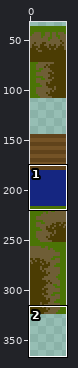
File history of a sprite sheet, graphics/tile_sheet_grass.png. Above, an overview of the earlier version with the close-up marked.
Close-up. The starting point:
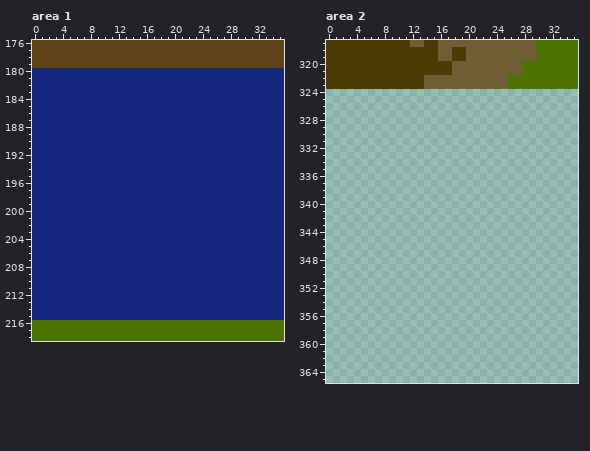
The file is 36x936 pixels. Shown: area 1: x 0..35, y 176..218; area 2: x 0..35, y 317..365. The wide view leaves out empty margins.
Now the later version:
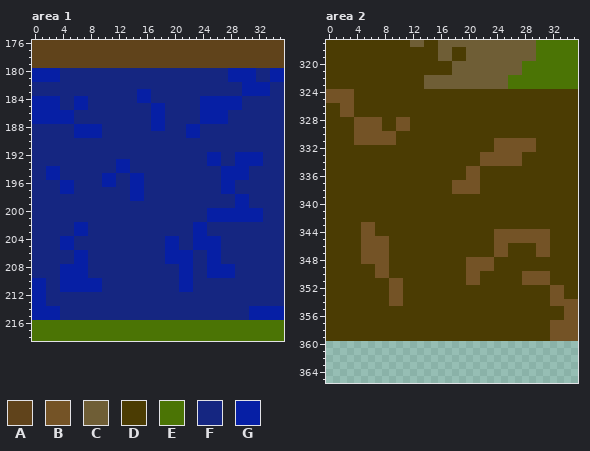
Palette (. is transparent): A #60431b  B #745326  C #6f5e36  D #4b3c03  E #4b7405  F #152681  G #061fa5
Edits made:
Area 1:
The author changed colour F to colour G in rows 180 to 181 at x 0 to 3, 28 to 31 and 34 to 35; in row 182 at x 30 to 33; in row 183 at x 15 to 16 and 30 to 33; in row 184 at x 0 to 3, 6 to 7, 15 to 16 and 24 to 29; in row 185 at x 0 to 3, 6 to 7, 17 to 18 and 24 to 29; in rows 186 to 187 at x 0 to 5, 17 to 18 and 24 to 27.
The author changed colour F to colour G in row 188 at x 6 to 9, 17 to 18 and 22 to 23; in row 189 at x 6 to 9 and 22 to 23; in row 192 at x 25 to 26 and 29 to 32; in row 193 at x 12 to 13, 25 to 26 and 29 to 32; in row 194 at x 2 to 3, 12 to 13 and 27 to 30; in row 195 at x 2 to 3, 10 to 11, 14 to 15 and 27 to 30.
The author changed colour F to colour G in row 196 at x 4 to 5, 10 to 11, 14 to 15 and 27 to 28; in row 197 at x 4 to 5, 14 to 15 and 27 to 28; in row 198 at x 14 to 15 and 29 to 30; in row 199 at x 29 to 30; in rows 200 to 201 at x 25 to 32; in rows 202 to 203 at x 6 to 7 and 23 to 24.
The author changed colour F to colour G in rows 204 to 205 at x 4 to 5, 19 to 20 and 23 to 26; in rows 206 to 207 at x 6 to 7, 19 to 22 and 25 to 26; in rows 208 to 209 at x 4 to 7, 21 to 22 and 25 to 28; in rows 210 to 211 at x 0 to 1, 4 to 9 and 21 to 22; in rows 212 to 213 at x 0 to 1; in rows 214 to 215 at x 0 to 3 and 31 to 35.
Area 2:
Colour B now appears in rows 324 to 325 at x 0 to 3; in rows 326 to 327 at x 2 to 3; in rows 328 to 329 at x 4 to 7 and 10 to 11; in row 330 at x 4 to 9; in row 331 at x 4 to 9 and 24 to 29; in row 332 at x 24 to 29.
Colour B now appears in rows 333 to 334 at x 22 to 27; in rows 335 to 336 at x 20 to 21; in rows 337 to 338 at x 18 to 21; in row 343 at x 5 to 6; in row 344 at x 5 to 6 and 24 to 31; in row 345 at x 5 to 8 and 24 to 31.
Colour B now appears in rows 346 to 347 at x 5 to 8, 24 to 25 and 30 to 31; in row 348 at x 5 to 8 and 20 to 23; in row 349 at x 7 to 8 and 20 to 23; in row 350 at x 7 to 8, 20 to 21 and 28 to 31; in row 351 at x 9 to 10, 20 to 21 and 28 to 31; in rows 352 to 353 at x 9 to 10 and 32 to 33.
Colour B now appears in row 354 at x 9 to 10 and 32 to 35; in rows 355 to 356 at x 34 to 35; in rows 357 to 359 at x 32 to 35.
Colour D now appears in rows 324 to 325 at x 4 to 35; in rows 326 to 327 at x 0 to 1 and 4 to 35; in rows 328 to 329 at x 0 to 3, 8 to 9 and 12 to 35; in row 330 at x 0 to 3 and 10 to 35; in row 331 at x 0 to 3, 10 to 23 and 30 to 35; in row 332 at x 0 to 23 and 30 to 35.
Colour D now appears in rows 333 to 334 at x 0 to 21 and 28 to 35; in rows 335 to 336 at x 0 to 19 and 22 to 35; in rows 337 to 338 at x 0 to 17 and 22 to 35; in rows 339 to 342 at x 0 to 35; in row 343 at x 0 to 4 and 7 to 35; in row 344 at x 0 to 4, 7 to 23 and 32 to 35.
Colour D now appears in row 345 at x 0 to 4, 9 to 23 and 32 to 35; in rows 346 to 347 at x 0 to 4, 9 to 23, 26 to 29 and 32 to 35; in row 348 at x 0 to 4, 9 to 19 and 24 to 35; in row 349 at x 0 to 6, 9 to 19 and 24 to 35; in row 350 at x 0 to 6, 9 to 19, 22 to 27 and 32 to 35; in row 351 at x 0 to 8, 11 to 19, 22 to 27 and 32 to 35.
Colour D now appears in rows 352 to 353 at x 0 to 8, 11 to 31 and 34 to 35; in row 354 at x 0 to 8 and 11 to 31; in rows 355 to 356 at x 0 to 33; in rows 357 to 359 at x 0 to 31.
